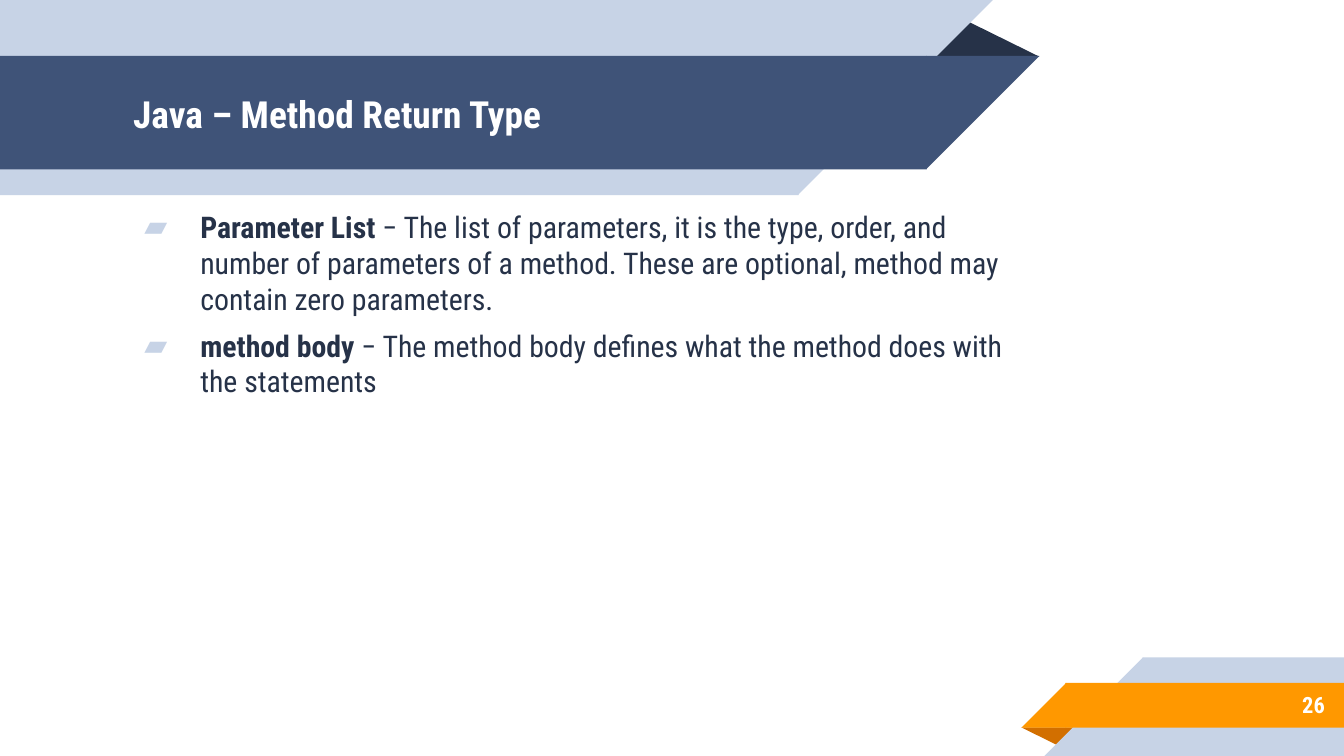
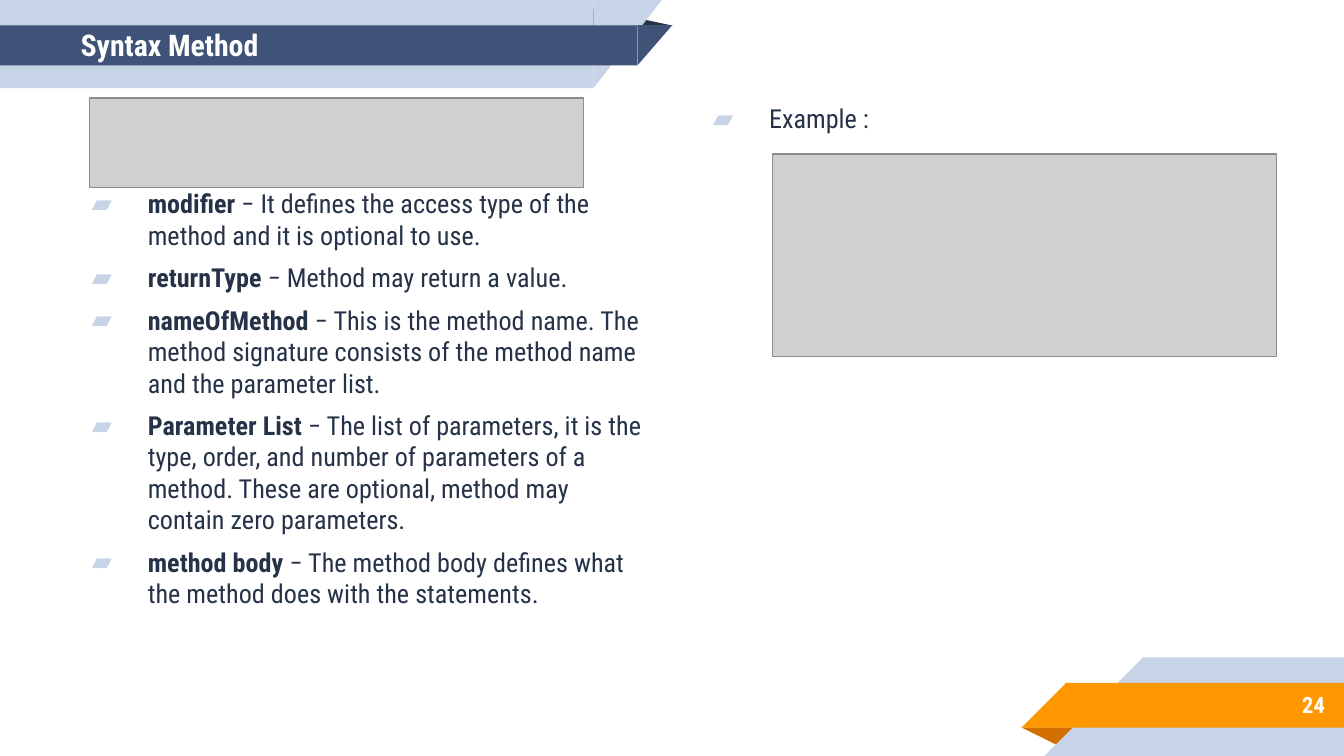
Before and after one commit to aronipurwanto/materi-xa, a slide deck: slide 24 of java/java-logic/Slide-Java-Logic-02.pptx (slide 26 before the commit). Drawn at 1344x756 pixels with LibreOffice and Linux fonts; fonts in the diff are those of the drawing; grey boxes stand for pictures. Boxes give left, top, right and bottom in pixels: in the first picture for what was removed or moved away, otherwise in the second. Text is boxed around its words. In the diff, an @@ line names an element or a change of style, - is before the commit and + after.

```diff
--- a/java/java-logic/Slide-Java-Logic-02.pptx
+++ b/java/java-logic/Slide-Java-Logic-02.pptx
@@ rectangle: place and size @@
-rectangle at (0,0,798,195)
+rectangle at (0,0,593,89)
@@ rectangle: place and size @@
-rectangle at (0,56,926,169)
+rectangle at (0,26,638,66)
@@ triangle: place and size @@
-triangle at (925,19,1039,56)
+triangle at (552,8,673,26)
@@ right triangle added at (594,0,663,89), fill #C7D3E6 @@
@@ right triangle added at (637,26,672,66), fill #3F5378 @@
@@ right triangle removed at (798,0,993,195) @@
@@ title added at (81,33,258,63), 16 pt, text #FFFFFF, bold @@
+Syntax Method
@@ right triangle removed at (926,56,1039,169) @@
@@ text "modifier − It defines the ...": place and size @@
-text "modifier − It defines the ..." at (200,215,1002,393)
+text "modifier − It defines the ..." at (148,193,641,604)
@@ picture added at (90,98,585,188) @@
@@ title removed at (133,100,541,136) @@
-Java – Method Return Type
@@ text added at (769,108,857,134), 14 pt, text #263248 @@
+▰ Example :
@@ picture added at (773,155,1277,358) @@
@@ text at (148,193,639,399): paragraphs added @@
+▰ modifier − It defines the access type of the method and it is optional to use.
+▰ returnType − Method may return a value.
+▰ nameOfMethod − This is the method name. The method signature consists of the method name and the parameter list.
@@ text at (148,415,641,535): size 16 to 14 pt in "Parameter List − The list of parameters, ..." @@
@@ text at (148,552,624,604): text changed; size 16 to 14 pt @@
-▰ method body − The method body defines what the method does with the statements
+▰ method body − The method body defines what the method does with the statements.
@@ page number at (1302,697,1325,713): text changed @@
-26
+24
```
Also in this commit, not shown: 4 other slides changed, 8 slides added, 23 slides removed, 48 other files.
